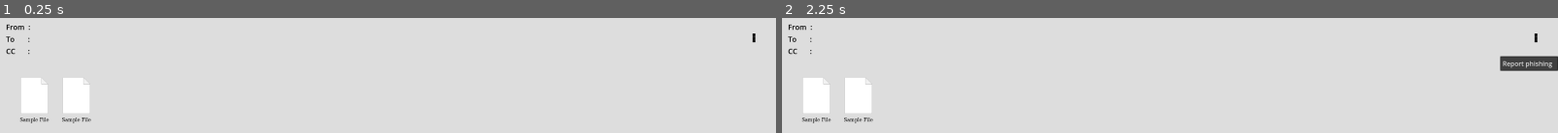
Above: before the commit, frames 1-2 (left to right).
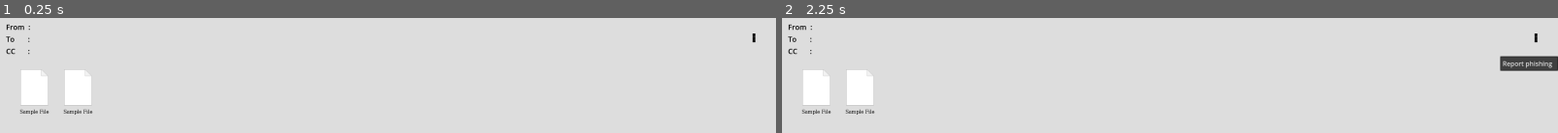
Above: after the commit, the same moments.

Repository: Wong-Kai-Lun/gamified-cybersecurity-awareness-training
Game: Godot game, scene res://game/main_game/programs/email_client/inbound/email_body_inbound.tscn
Same seed, same stepped clock (60 frames per second), same inputs: the game is played once before the commit and once after it. This scene is started directly instead of the project's main scene.
Inputs (mouse positions are in pixels of both pictures, inside the frame that each line leads up to):
- Up to frame 1 (0.25 s): no input
- Up to frame 2 (2.25 s): click "⋮" at 0.5 s; click (813, 98) at 1.27 s; click "⋮" at 2 s

The runs differ from the first frame. In frame 1, 1.2% of the frame differs, in the area x 2-12%, y 45-92%; in frame 2, 1.2%.

Commit message:
Create class_name BaseEmailBody to eliminate redundancy

Diff:
--- a/godot/game/main_game/programs/email_client/email_body/email_body_base.gd
+++ b/godot/game/main_game/programs/email_client/email_body/email_body_base.gd
@@ -1,4 +1,5 @@
 extends Control
+class_name BaseEmailBody
 
 @onready var subject: RichTextLabel = $PanelContainer/MarginContainer/VBoxContainer/HBoxContainer/Header/SubjectRTL
 @onready var from_rtl: RichTextLabel = $PanelContainer/MarginContainer/VBoxContainer/HBoxContainer/Header/FromSection/FromRTL
--- a/godot/game/main_game/programs/email_client/email_client.gd
+++ b/godot/game/main_game/programs/email_client/email_client.gd
@@ -15,6 +15,7 @@
 
 # Called when the node enters the scene tree for the first time.
 func _ready() -> void:
+	super._ready()
 	title_bar.close_pressed.connect(_hide)
 	load_email_pack(email_pack)
 
@@ -31,7 +32,8 @@
 		incoming_email_instance.setup(email_data)
 		incoming_email_instance.opened.connect(_on_email_selected)
 
-
+# later add change mail status from unread to read and change its colors
+# a reported email has everything inside it disabled
 func _on_email_selected(email_data: EmailData) -> void:
 	if email_body_instance:
 		print("Existing email body found! Removing...")
--- /dev/null
+++ b/godot/game/main_game/programs/email_client/inbound/email_body_inbound.gd
@@ -0,0 +1,14 @@
+extends BaseEmailBody
+
+
+# Called when the node enters the scene tree for the first time.
+func _ready() -> void:
+	super._ready()
+
+
+# Called every frame. 'delta' is the elapsed time since the previous frame.
+func _process(delta: float) -> void:
+	pass
+
+
+# add drag n drop logic
--- a/godot/game/main_game/programs/email_client/inbound/email_body_inbound.tscn
+++ b/godot/game/main_game/programs/email_client/inbound/email_body_inbound.tscn
@@ -1,9 +1,11 @@
-[gd_scene load_steps=3 format=3 uid="uid://c1qaukm3oef56"]
+[gd_scene load_steps=4 format=3 uid="uid://c1qaukm3oef56"]
 
 [ext_resource type="PackedScene" uid="uid://cfiur4p5xsiyg" path="res://game/main_game/programs/email_client/email_body/email_body_base.tscn" id="1_rxb7d"]
 [ext_resource type="PackedScene" uid="uid://bgmb6acobtvn1" path="res://game/main_game/programs/email_client/inbound/inbound_file_container.tscn" id="2_aony3"]
+[ext_resource type="Script" path="res://game/main_game/programs/email_client/inbound/email_body_inbound.gd" id="2_i7uxy"]
 
-[node name="EmailBodyBase" instance=ExtResource("1_rxb7d")]
+[node name="EmailBodyInbound" instance=ExtResource("1_rxb7d")]
+script = ExtResource("2_i7uxy")
 
 [node name="Control" parent="PanelContainer/MarginContainer/VBoxContainer/AttachmentSlot" index="0" instance=ExtResource("2_aony3")]
 layout_mode = 2
--- a/godot/game/main_game/programs/email_client/inbound/inbound_file_container.tscn
+++ b/godot/game/main_game/programs/email_client/inbound/inbound_file_container.tscn
@@ -9,7 +9,7 @@
 anchor_right = 1.0
 anchor_bottom = 1.0
 offset_right = -1190.0
-offset_bottom = -940.0
+offset_bottom = -892.0
 grow_horizontal = 2
 grow_vertical = 2
 size_flags_horizontal = 3
@@ -17,10 +17,11 @@
 
 [node name="MarginContainer" type="MarginContainer" parent="."]
 layout_mode = 1
-anchors_preset = 10
+anchors_preset = 15
 anchor_right = 1.0
-offset_bottom = 180.0
+anchor_bottom = 1.0
 grow_horizontal = 2
+grow_vertical = 2
 theme_override_constants/margin_left = 20
 theme_override_constants/margin_top = 20
 theme_override_constants/margin_right = 20
@@ -28,6 +29,8 @@
 
 [node name="HFlowContainer" type="HFlowContainer" parent="MarginContainer"]
 layout_mode = 2
+size_flags_vertical = 4
+theme_override_constants/h_separation = 8
 
 [node name="File" parent="MarginContainer/HFlowContainer" instance=ExtResource("1_2uhmb")]
 layout_mode = 2
